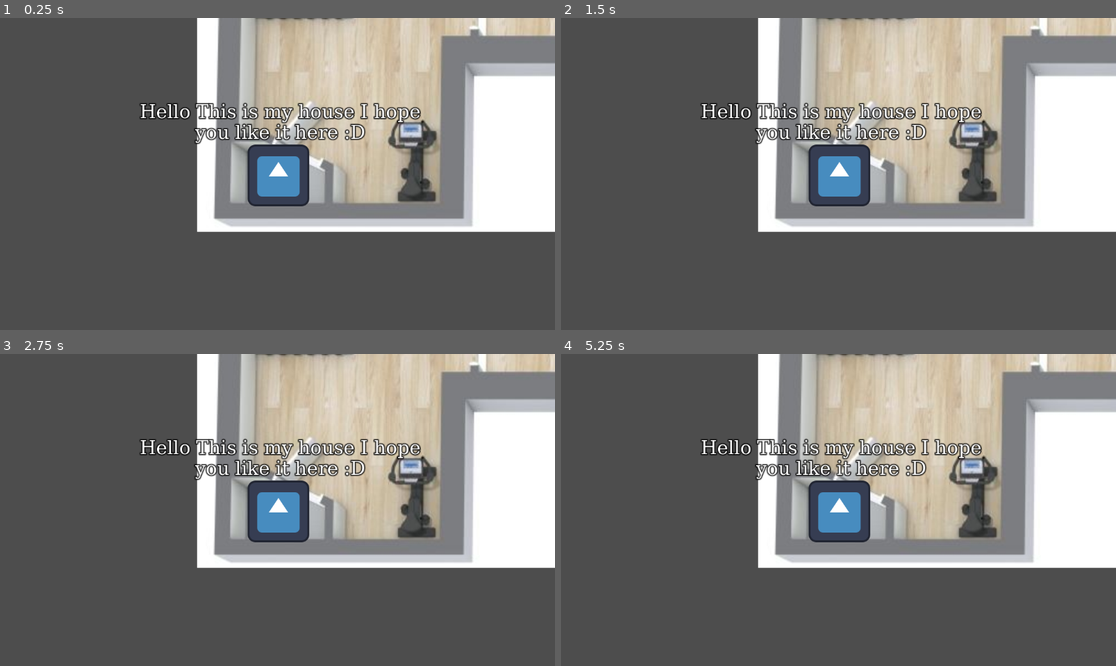
Above: before the commit, frames 1-4 (two rows, left to right).
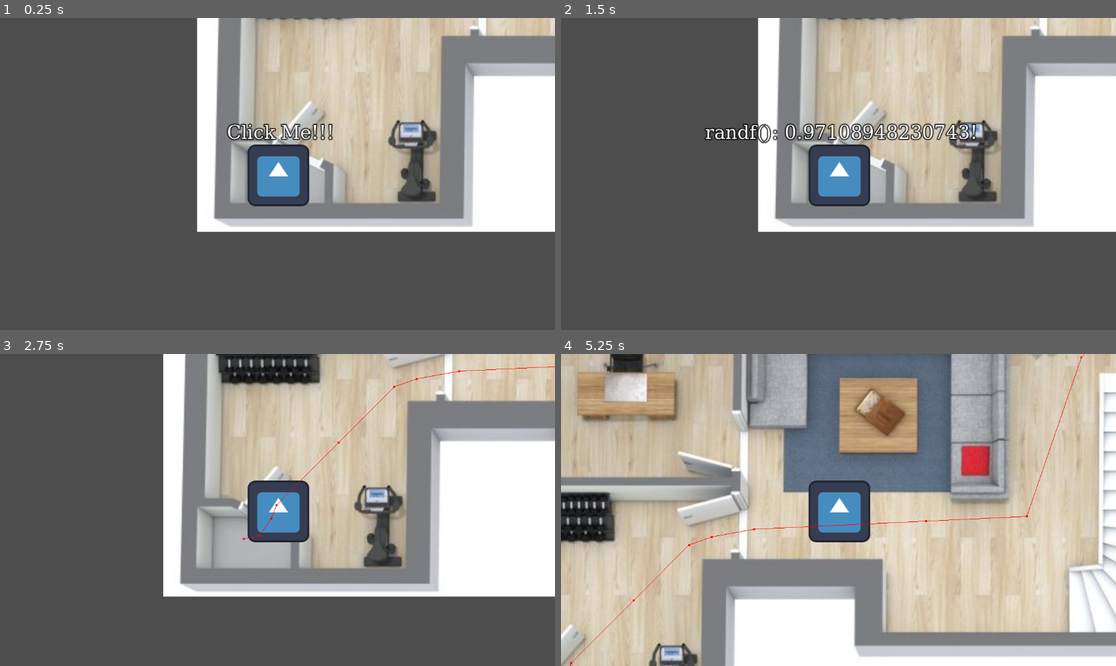
Above: after the commit, the same moments.

Repository: Qualia765/dialoge-system
Game: Godot game, scene res://testing/develop_agent.tscn
The game is run twice, just before and just after one commit, with the same random seed, the same clock (stepped at 60 frames per second) and the same inputs. The engine's default icon, where the game draws it, is replaced by a stand-in: a white triangle on a blue panel in a dark square.
Inputs (mouse positions are in pixels of both pictures, inside the frame that each line leads up to):
- Up to frame 1 (0.25 s): no input
- Up to frame 2 (1.5 s): click "Hello This is my house I hope…" (after the commit: "Click Me!!!") at 0.5 s; click "Hello This is my house I hope…" (after the commit: "wow! if you click me again, i…") at 1.25 s
- Up to frame 3 (2.75 s): click "Hello This is my house I hope…" (after the commit: "randf(): 0.97108948230743!") at 2 s
- Up to frame 4 (5.25 s): click (838, 510) at 2.75 s; click (838, 510) at 3.5 s; click (838, 510) at 4.25 s

The runs differ from the first frame. In frame 1, 2.7% of the frame differs, in the area x 25-76%, y 27-41%; in frame 2, 3.5%; in frame 3, 36%; in frame 4, 94%, in the area x 0-100%, y 0-100%.
Error before the commit: Parse Error: Invalid argument for "new()" function: argument 2 should be "ValueOrExpression" but is "String". (res://testing/bestie.gd:11)

Commit message:
skibidi rizz

Diff:
--- a/qruntime.gd
+++ b/qruntime.gd
@@ -39,11 +39,12 @@
 		expression_varible_values = expression_varible_values_
 		expression_base_instance = expression_base_instance_
 
+		if (expression_base_instance_ != null) and (expression_base_instance_.has_method(&"_say")):
+			say_function = expression_base_instance_._say
+
 		for instruction in instructions:
 			instruction.rt_initalize(self)
 
-		if expression_base_instance_ != null and expression_base_instance_.has_method(&"_say"):
-			say_function = expression_base_instance_._say
 
 	func add_error(line_num: int, msg: String) -> void:
 		error_msg += str("Line ", line_num, ": ", msg, "\n")
@@ -55,8 +56,9 @@
 		while current_instruction < len(instructions):
 			var result: Variant = instructions[current_instruction].execute(self)
 			if result is Signal:
-				_connect_signal(result)
-				return false
+				if not result.is_null():
+					_connect_signal(result)
+					return false
 			else:
 				assert(result == null, "Instructions must return Signal or null")
 			current_instruction += 1
@@ -208,20 +210,27 @@
 
 class InstructionSay extends Instruction:
 	var voes: Array[ValueOrExpression]
-	func _init(dbg_ln_: int, voes_: Array[ValueOrExpression] = []) -> void:
+	var await_result: bool = true
+	func _init(dbg_ln_: int, voes_: Array[ValueOrExpression] = [], await_result_: bool = true) -> void:
 		dbg_ln = dbg_ln_
 		voes = voes_
+		await_result = await_result_
 
 	func rt_initalize(runtime: Runtime) -> void:
+		if runtime.say_function.is_null():
+			runtime.add_error(dbg_ln, "Will not be able to use 'say' instruction if base instance does not have _say method")
 		for voe in voes:
 			voe.rt_initalize(runtime, dbg_ln)
 
-	func _complain_about_lack_of_say(runtime: Runtime):
-		runtime.add_error(dbg_ln, "Can not use 'say' instruction if base instance does not have _say method")
-
 	func execute(runtime: Runtime) -> Variant:
 		if runtime.say_function.is_null():
-			_complain_about_lack_of_say(runtime)
+			runtime.add_error(dbg_ln, "Can not use 'say' instruction if base instance does not have _say method")
 			return
-		var result = ValueOrExpression.make_string_from_array(voes, runtime, dbg_ln)
+		var what = ValueOrExpression.make_string_from_array(voes, runtime, dbg_ln)
+		var signal_result = runtime.say_function.call(what)
+		if not ((signal_result is Signal) or (signal_result == null)):
+			runtime.add_error(dbg_ln, "Expected Signal or null responce from _say on base instance")
+			return null
+		if await_result:
+			return signal_result
 		return null
--- a/testing/bestie.gd
+++ b/testing/bestie.gd
@@ -8,28 +8,14 @@
 
 func _ready() -> void:
 	runtime = QRuntime.Runtime.new([
-		QRuntime.InstructionExpression.new(1, "say('Click Me')", true),
-		QRuntime.InstructionExpression.new(2, "say('wow! if you click me again, ill show you a trick')", true),
-		QRuntime.InstructionExpression.new(3, "say('')", false),
-		QRuntime.InstructionExpression.new(4, "go_to(LOCATION_THEATER)", true),
-		QRuntime.InstructionExpression.new(5, "say('Wow look at that, im here now')", true),
-		QRuntime.InstructionExpression.new(6, "say('Isn\\'t that so cool?')", true),
-		QRuntime.InstructionExpression.new(7, "say('Now I am going to go to the game room')", true),
-		QRuntime.InstructionExpression.new(8, "go_to(LOCATION_BILLIARDS)", false),
-		QRuntime.InstructionExpression.new(9, "say('I can also keep talking while walking')", true),
-		QRuntime.InstructionExpression.new(10, "say('Pretty nifty ehh?')", true),
-		QRuntime.InstructionExpression.new(11, "say('Ok now imma wait till i get there')", false),
-		QRuntime.InstructionExpression.new(12, "go_to(LOCATION_BILLIARDS)", true),
-		QRuntime.InstructionExpression.new(13, "say('The Great and Powerful Godot Icon has arived!')", true),
-		QRuntime.InstructionExpression.new(14, "say('to play with some balls...')", true),
-		QRuntime.InstructionExpression.new(15, "say('thats kinda weird actually')", true),
-		QRuntime.InstructionExpression.new(16, "go_to(LOCATION_KITCHEN)", false),
-		QRuntime.InstructionExpression.new(17, "say('imma dip')", true),
-		QRuntime.InstructionExpression.new(18, "say('and by dip i mean make some food')", true),
-		QRuntime.InstructionExpression.new(19, "say('in the kitchen')", true),
-		QRuntime.InstructionExpression.new(20, "go_to(LOCATION_KITCHEN)", true),
-		QRuntime.InstructionExpression.new(21, "say('oh yea - eating time')", true),
-		QRuntime.InstructionExpression.new(22, "say('')", false),
+		QRuntime.InstructionSay.new(0, [QRuntime.ValueOrExpression.new("Click Me!!!")]),
+		QRuntime.InstructionSay.new(1, [QRuntime.ValueOrExpression.new("wow! if you click me again, ill show you a trick")]),
+		QRuntime.InstructionSay.new(2, [QRuntime.ValueOrExpression.new("randf(): "), QRuntime.ValueOrExpression.new("randf()", true), QRuntime.ValueOrExpression.new("!")]),
+		QRuntime.InstructionSay.new(3, [], false),
+		QRuntime.InstructionExpression.new(4, QRuntime.ValueOrExpression.new("go_to(LOCATION_THEATER)", true), true),
+		QRuntime.InstructionExpression.new(5, QRuntime.ValueOrExpression.new("_say('Wow look at that, im here now')", true), true),
+		QRuntime.InstructionExpression.new(6, QRuntime.ValueOrExpression.new("_say('Isn\\'t that so cool?')", true), true),
+		QRuntime.InstructionExpression.new(7, QRuntime.ValueOrExpression.new("_say('')", true), false),
 	], [], [], self)
 	assert(runtime.error_msg == "", "no error")
 	runtime.execute()
@@ -41,7 +27,7 @@
 func _on_button_2_pressed() -> void:
 	clicked.emit()
 
-func say(what: String) -> Signal:
+func _say(what: String) -> Signal:
 	label.text = what
 	return clicked
 
--- /dev/null
+++ b/testing/empty_scene.tscn
@@ -0,0 +1,29 @@
+[gd_scene load_steps=2 format=3 uid="uid://dxk0ereoyrd81"]
+
+[ext_resource type="Script" uid="uid://cj273q4fbdpdf" path="res://testing/understand_await.gd" id="1_i7rhi"]
+
+[node name="Node" type="Control" node_paths=PackedStringArray("switch_task_button")]
+layout_mode = 3
+anchors_preset = 0
+script = ExtResource("1_i7rhi")
+switch_task_button = NodePath("SwitchTaskButton")
+
+[node name="SwitchTaskButton" type="Button" parent="."]
+layout_mode = 0
+offset_left = 70.0
+offset_top = 84.0
+offset_right = 302.0
+offset_bottom = 266.0
+text = "Switch
+Task"
+
+[node name="NextButton" type="Button" parent="."]
+unique_name_in_owner = true
+layout_mode = 0
+offset_left = 360.0
+offset_top = 83.0
+offset_right = 592.0
+offset_bottom = 265.0
+text = "Next"
+
+[connection signal="pressed" from="SwitchTaskButton" to="." method="task_switch"]
--- /dev/null
+++ b/testing/understand_await.gd
@@ -0,0 +1,48 @@
+class_name FooBar extends Node
+
+static var next_button: BaseButton
+
+@export var switch_task_button: BaseButton
+
+func _ready():
+	next_button = %NextButton
+
+var which: int = 0
+var currently_executing: CancelableCode
+func task_switch() -> void:
+	currently_executing = CancelableCode.new()
+	for i in range(10000):
+		#print("meow")
+		currently_executing.foo()
+		currently_executing.bar()
+		currently_executing.qux()
+	#currently_executing = CancelableCode.new()
+	#which = (which % 3) + 1
+	#match which:
+		#1: currently_executing.foo()
+		#2: currently_executing.bar()
+		#3: currently_executing.qux()
+		#_: assert(false, "unreachable")
+
+
+
+
+class CancelableCode:
+	func say(what: String) -> Signal:
+		if randf() < 0.0001: print(what)
+		return FooBar.next_button.pressed
+
+	func foo():
+		await say("Foo1")
+		await say("Foo2")
+		await say("Foo3")
+
+	func bar():
+		await say("Bar1")
+		await say("Bar2")
+		await say("Bar3")
+
+	func qux():
+		await say("Qux1")
+		await say("Qux2")
+		await say("Qux3")
Not shown, added: testing/understand_await.gd.uid
